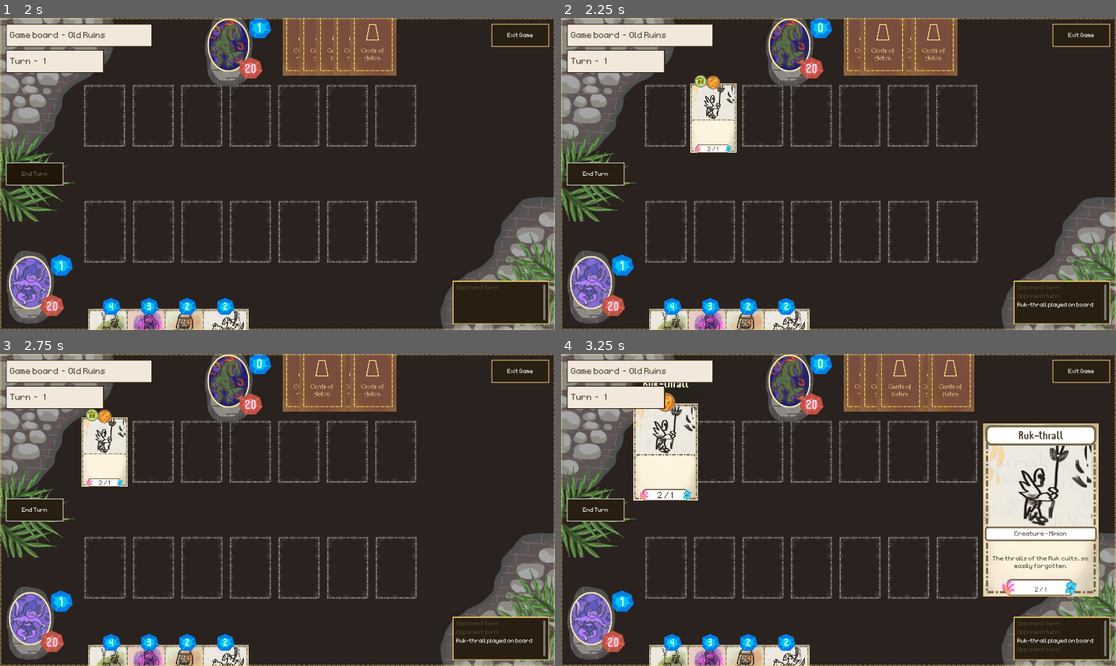
Above: before the commit, frames 1-4 (two rows, left to right).
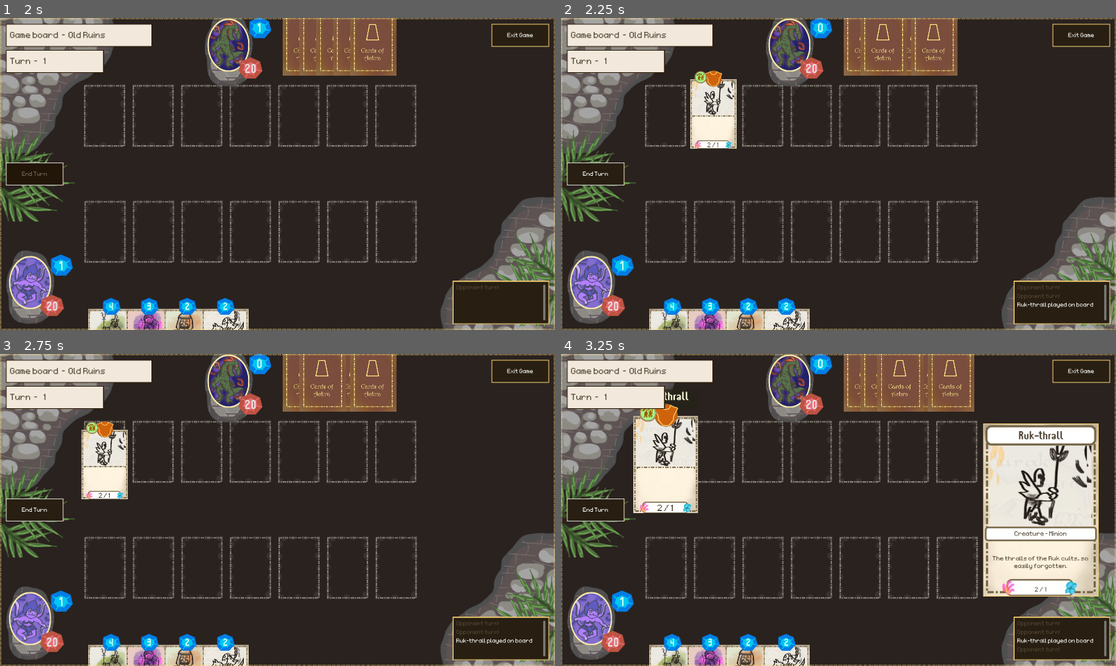
Above: after the commit, the same moments.

Repository: OttoElomaa/Godot-4-Ogre-Card-Game
Game: Godot game, scene res://GameScenes/MainMenu.tscn
Two runs of this game, one before a commit and one after it. Both use one fixed random seed, a clock stepped at 60 frames per second and the inputs below.
Inputs (mouse positions are in pixels of both pictures, inside the frame that each line leads up to):
- Up to frame 1 (2 s): click (277, 36) at 0.5 s; click (33, 174) at 1.25 s
- Up to frame 2 (2.25 s): tap Enter at 2 s; drag from (866, 39) to (666, 233) at 2.02 s
- Up to frame 3 (2.75 s): no input
- Up to frame 4 (3.25 s): tap Space at 2.75 s; drag from (882, 375) to (666, 450) at 2.77 s

Frame 1 is identical in both runs. In frame 2, 0.9% of the frame differs, in the area x 23-32%, y 16-44%; in frame 3, 1.4%; in frame 4, 2.2%, in the area x 12-25%, y 9-52%.

Commit message:
Small/Visual - Changed blocking icon. Fixed blocking visual offset

Diff:
--- a/Cards/card.gd
+++ b/Cards/card.gd
@@ -327,8 +327,8 @@
 func statesActive():
 	actionState = CardActionStates.ACTIVE
 	stateHandler.get_node("ActiveIcon").show()
-	stateHandler.get_node("ActionStateFrame").show()
-
+
+	stateHandler.get_node("ActionStateFrame").hide()
 	stateHandler.get_node("PassiveIcon").hide()
 
 	#### POSITION AS INDICATOR
--- a/Cards/card.tscn
+++ b/Cards/card.tscn
@@ -15,13 +15,13 @@
 [ext_resource type="Texture2D" uid="uid://mnmcpj4cb26w" path="res://Art/CardComponents/card-background-texture-V4.jpg" id="6_lcq1x"]
 [ext_resource type="LabelSettings" uid="uid://bujre4bd418t" path="res://Fonts/LabelSetHeaderMana.tres" id="6_u70hd"]
 [ext_resource type="Script" uid="uid://cwcen3irknv0t" path="res://CardScriptsAndComponents/effectScriptConditionsChecker.gd" id="7_5riqg"]
-[ext_resource type="Texture2D" uid="uid://ddcgs1oy32v0i" path="res://Art/CardComponents/card-action-state-indicator-texture-active-V2.png" id="7_gi0db"]
 [ext_resource type="Texture2D" uid="uid://cq6ndvj18kyn0" path="res://Art/CardComponents/card-action-state-indicator-frame-texture-V2.png" id="8_cvyu6"]
 [ext_resource type="Texture2D" uid="uid://ddt6oiu5vk81d" path="res://Art/CardComponents/card-action-state-indicator-texture-passive.png" id="8_gi0db"]
 [ext_resource type="Texture2D" uid="uid://c6fbvpdul76bl" path="res://Art/CardComponents/card-action-state-indicator-texture-traveling-V2.png" id="9_gi0db"]
 [ext_resource type="Texture2D" uid="uid://c4ti1m63bwec" path="res://Art/CardComponents/card-name-background-shadow.png" id="9_i3xqw"]
 [ext_resource type="LabelSettings" uid="uid://ckmjo8jpsxoud" path="res://Fonts/LabelSet-Header-OffWhiteYellow50.tres" id="9_l781d"]
 [ext_resource type="LabelSettings" uid="uid://qjlnlywf0ted" path="res://Fonts/LabelSetSmallBrownCardText.tres" id="13_j3lys"]
+[ext_resource type="Texture2D" uid="uid://3s7fsmtkjp8v" path="res://Art/CardComponents/card-action-state-indicator-texture-active-V3.png" id="16_8geja"]
 
 [sub_resource type="RectangleShape2D" id="RectangleShape2D_kd3xj"]
 size = Vector2(220, 330)
@@ -370,7 +370,8 @@
 scale = Vector2(0.6, 0.6)
 
 [node name="ActiveIcon" type="Sprite2D" parent="Frontside/ActionState"]
-texture = ExtResource("7_gi0db")
+scale = Vector2(1.2, 1.2)
+texture = ExtResource("16_8geja")
 
 [node name="PassiveIcon" type="Sprite2D" parent="Frontside/ActionState"]
 texture = ExtResource("8_gi0db")
--- a/GameScenes/cards_manager.gd
+++ b/GameScenes/cards_manager.gd
@@ -246,12 +246,15 @@
 
 func handlePlaceCardInSlot(c:Card, slot:CardSlot):
 
+	var originalPos = c.position
 	placeCardInSlot(c, slot)
 
 	#### ANIMATE ENEMY CARD PLACEMENT -> Slides into slot
 	if not main.checkSlotPlayer(slot):
+		var newPos = c.position
+		c.position = originalPos
 		var tween = get_tree().create_tween()
-		tween.tween_property(c, "position", slot.position, 0.2)
+		tween.tween_property(c, "position", newPos, 0.2)
 
 		c.reparent($EnemyBoard)
 		c.isEnemyCard = true
@@ -259,9 +262,10 @@
 
 	#### PLAYER CARD. REPARENT AND TAKE MANA COST
 	else:
-		c.position = slot.position
+		#c.position = slot.position
 		c.reparent($PlayerBoard)
 		battleSystem.playerMana -= c.manaCost
+
 
 	#### SETUP AND ACTIVATE ARRIVAL TRIGGERS
 	c.handleArrival()
@@ -288,7 +292,9 @@
 	card.toggleTraveling(true)
 
 	#### DEFAULT STATE FOR PLAYER CARDS = PASSIVE
+	card.position = slot.position
 	card.setInitialActionState()
+
 	return true
 
 
Binary file added: Art/CardComponents/card-action-state-indicator-texture-active-V3.png
Not shown, added: Art/CardComponents/card-action-state-indicator-texture-active-V3.png.import
Not shown, added: Art/CardComponents/card-action-state-indicator-texture-active-V3.pdn
